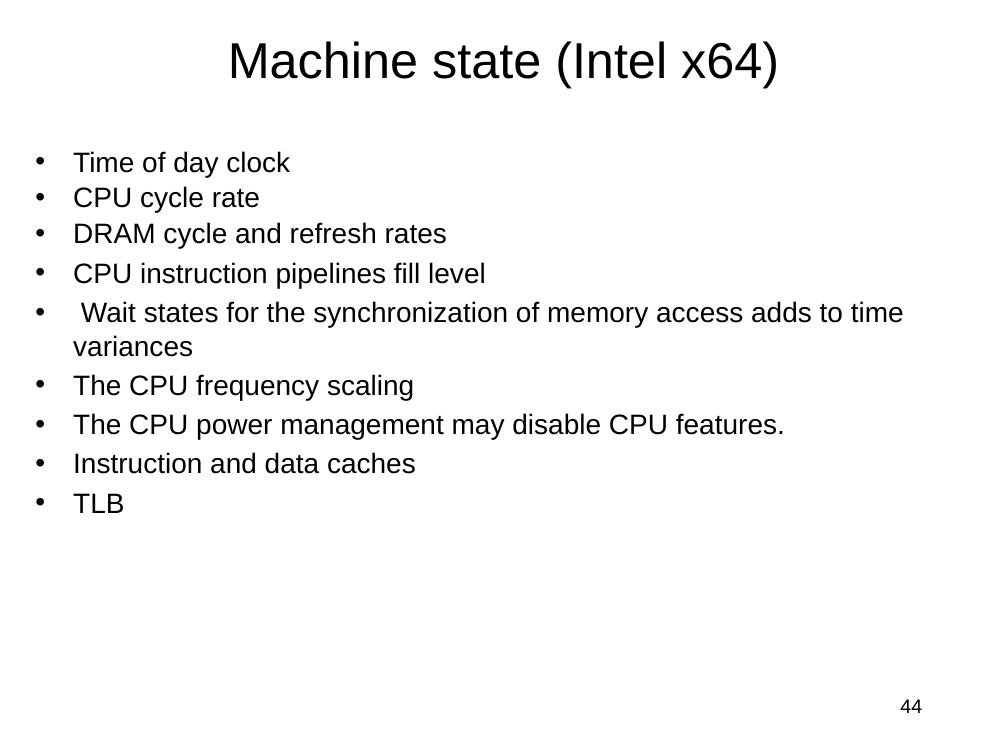
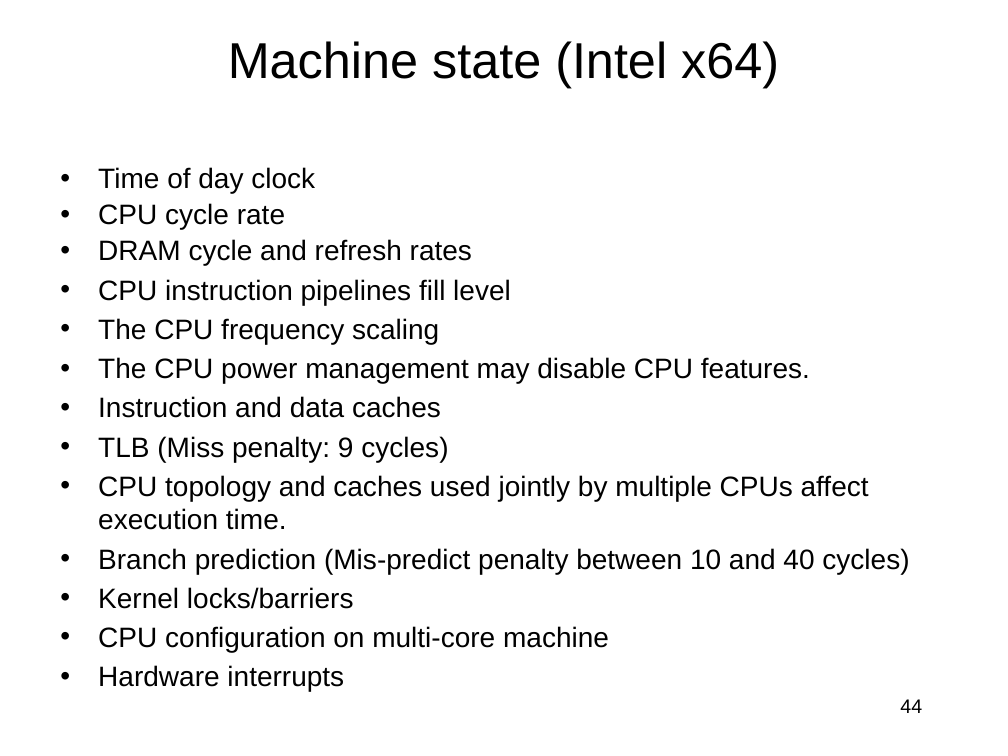
Before and after one commit to jlmucb/class_notes, a slide deck: slide 44 of BerkeleyClass/CS290Spring2013/Lectures/entropy_talk.pptx. Drawn at 1008x756 pixels with LibreOffice and Linux fonts; fonts in the diff are those of the drawing. Boxes give left, top, right and bottom in pixels: in the first picture for what was removed or moved away, otherwise in the second. Text is boxed around its words. In the diff, an @@ line names an element or a change of style, - is before the commit and + after.

Commit message:
a little more perf data

```diff
--- a/BerkeleyClass/CS290Spring2013/Lectures/entropy_talk.pptx
+++ b/BerkeleyClass/CS290Spring2013/Lectures/entropy_talk.pptx
@@ text "Time of day clock": place and size @@
-text "Time of day clock" at (73,151,904,513)
+text "Time of day clock" at (98,167,909,691)
@@ text at (73,301,904,357): paragraph removed @@
-• Wait states for the synchronization of memory access adds to time variances
@@ text at (98,436,909,691): text changed @@
-• TLB
+• TLB (Miss penalty: 9 cycles)
+• CPU topology and caches used jointly by multiple CPUs affect execution time.
+• Branch prediction (Mis-predict penalty between 10 and 40 cycles)
+• Kernel locks/barriers
+• CPU configuration on multi-core machine
+• Hardware interrupts
```
Also in this commit, not shown: 2 other slides changed, 1 slide removed, 1 other file.
